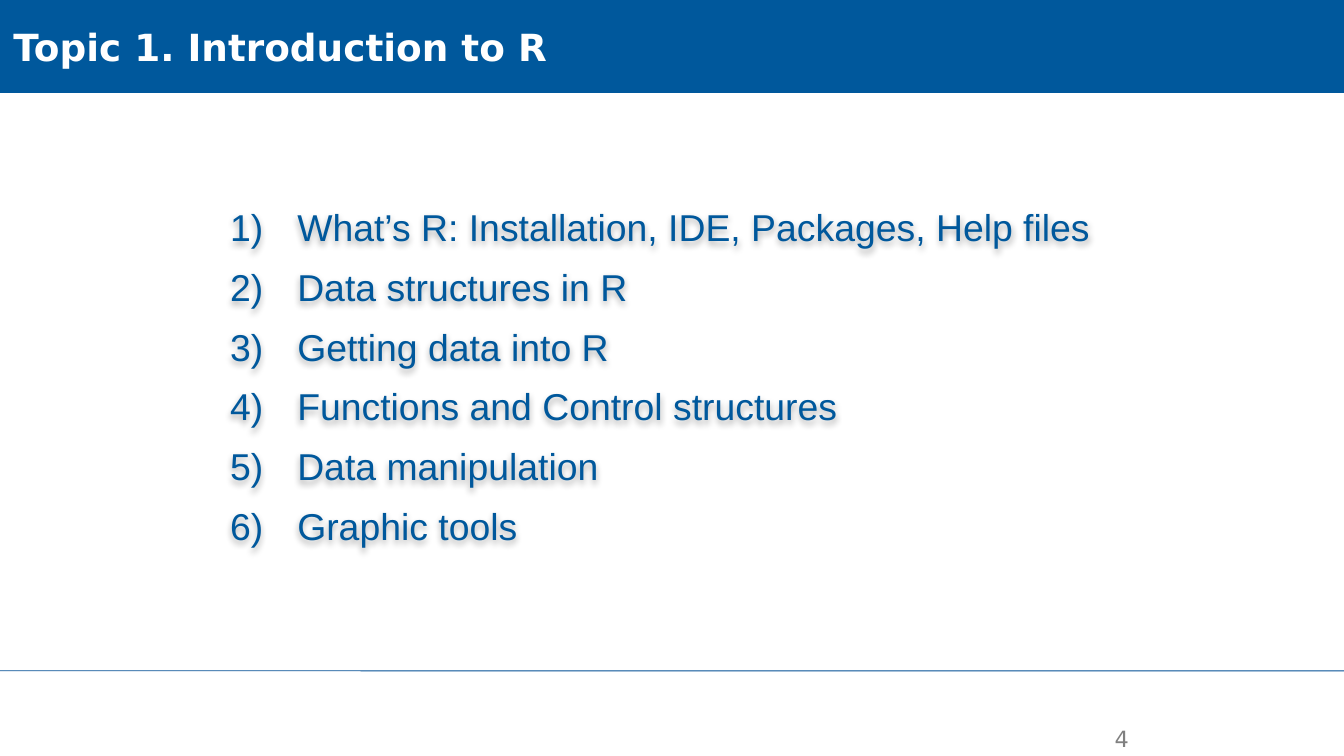
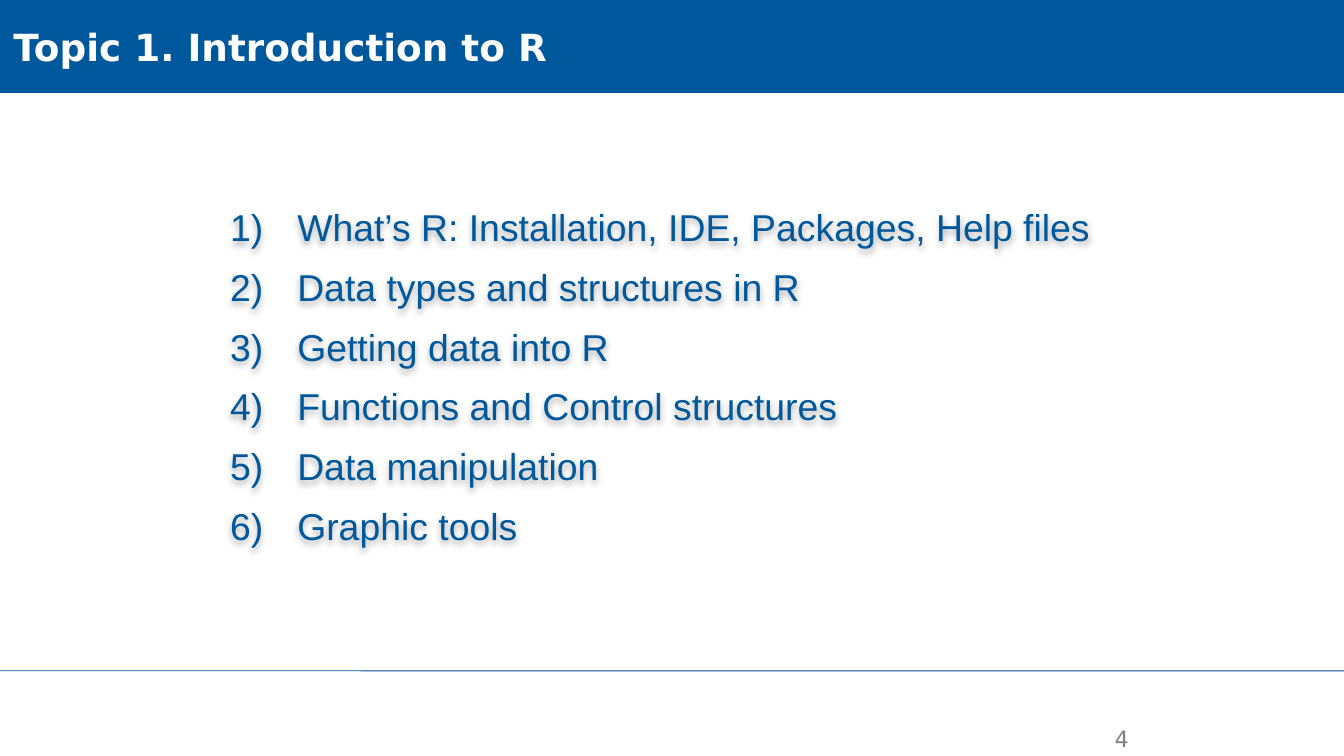
Before and after one commit to XiaoxiangGuanGFZ/FloodRiskSeminar, a slide deck: slide 4 of slides/FRS_exercise_R.pptx. Drawn at 1344x756 pixels with LibreOffice and Linux fonts; fonts in the diff are those of the drawing; background and template pictures are left out. Boxes give left, top, right and bottom in pixels: in the first picture for what was removed or moved away, otherwise in the second. Text is boxed around its words. In the diff, an @@ line names an element or a change of style, - is before the commit and + after.

```diff
--- a/slides/FRS_exercise_R.pptx
+++ b/slides/FRS_exercise_R.pptx
@@ text at (297,274,800,309): text changed @@
-2) Data structures in R
+2) Data types and structures in R
```
Also in this commit, not shown: 8 other slides changed, 1 slide added, 1 slide removed.
